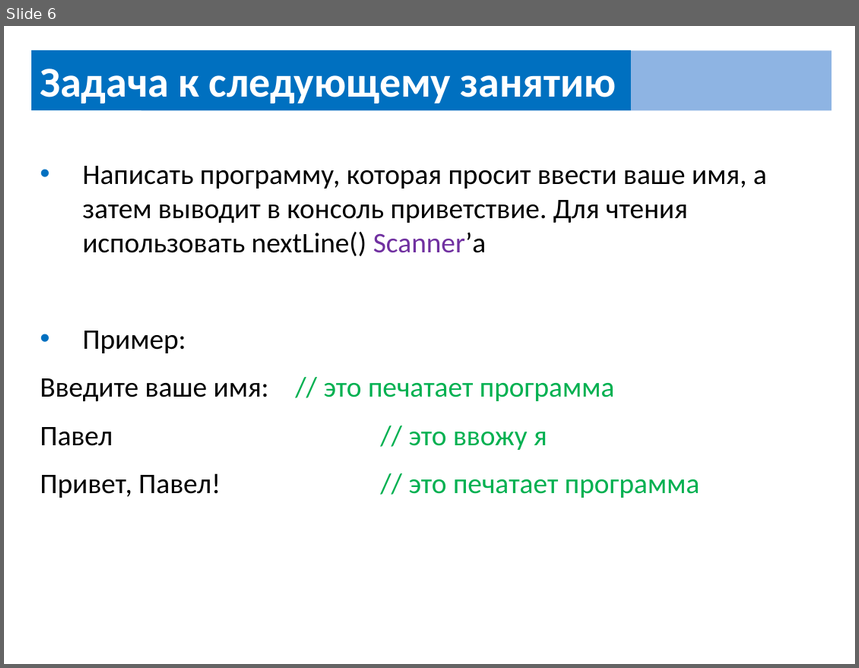
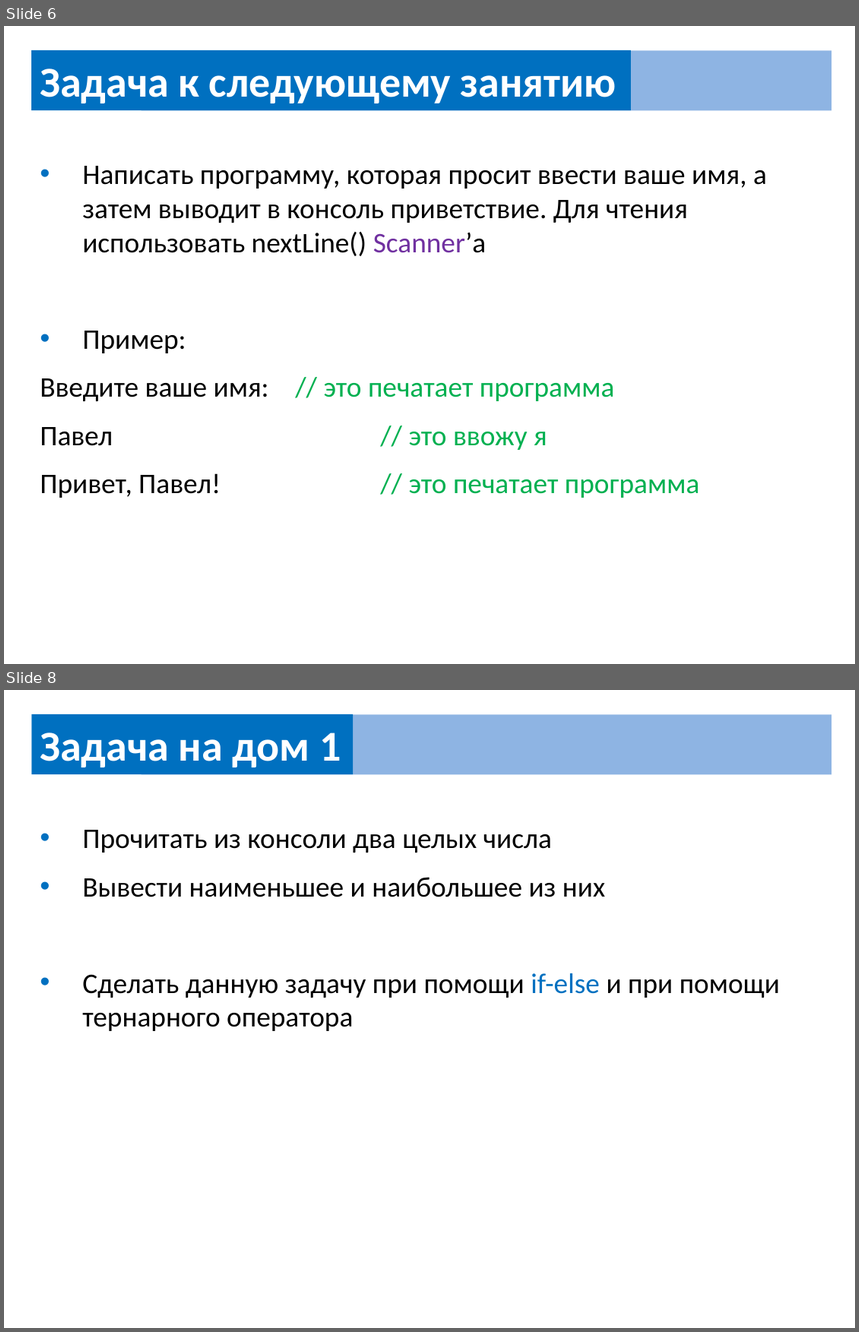
Before and after one commit to UsovaAnna/lesson, a slide deck: src/home/home_work.pptx. Shown one above the other, each under a label of ours: slide 6 before the commit, slides 6 and 8 after it; the slides between them are not shown. The pictures are 859x668 and 859x1332 pixels, drawn with LibreOffice and Linux fonts; fonts in the diff are those of the drawing. Boxes give left, top, right and bottom in pixels: in the first picture for what was removed or moved away, otherwise in the second. Text is boxed around its words. In the diff, an @@ line names an element or a change of style, - is before the commit and + after.

```diff
--- a/src/home/home_work.pptx
+++ b/src/home/home_work.pptx
@@ slide 8 added at [4, 690, 855, 1328], background #FFFFFF @@
@@ rectangle added at [31, 714, 353, 775], fill #0070C0, 36 pt, text #FFFFFF, bold @@
+Задача на дом 1
@@ rectangle added at [141, 714, 832, 775], fill #8EB4E3 @@
@@ text added at [82, 830, 780, 1031], 24 pt, text #000000 @@
+• Прочитать из консоли два целых числа
+• Вывести наименьшее и наибольшее из них
+• Сделать данную задачу при помощи if-else и при помощи тернарного оператора
```
Also in this commit, not shown: 5 other slides added, 1 other file.
